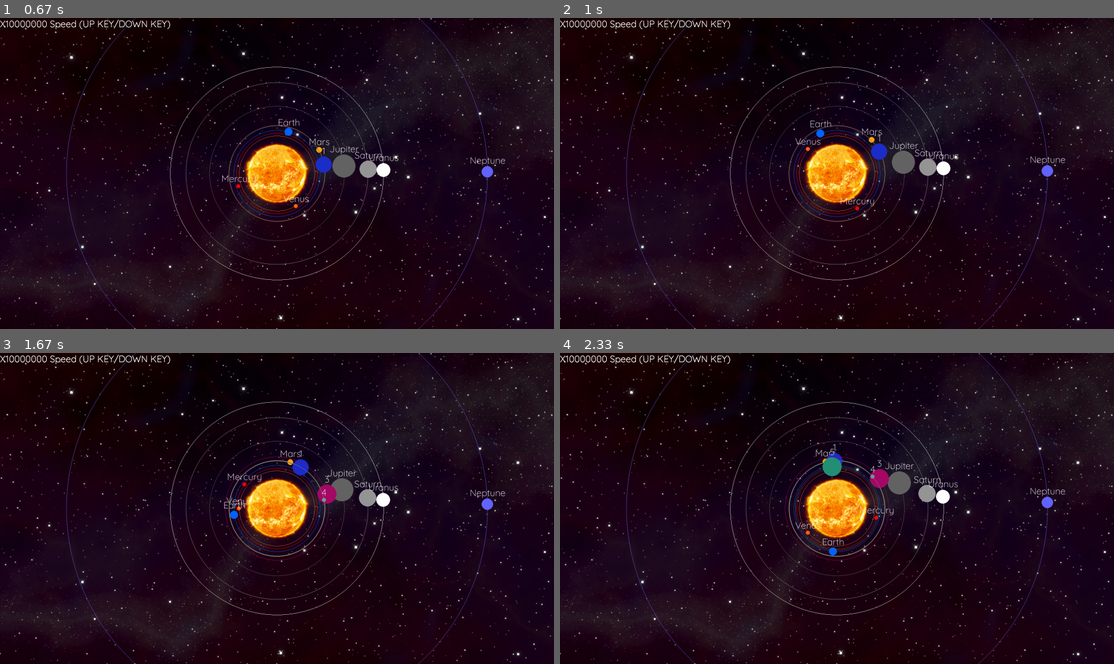
Above: before the commit, frames 1-4 (two rows, left to right).
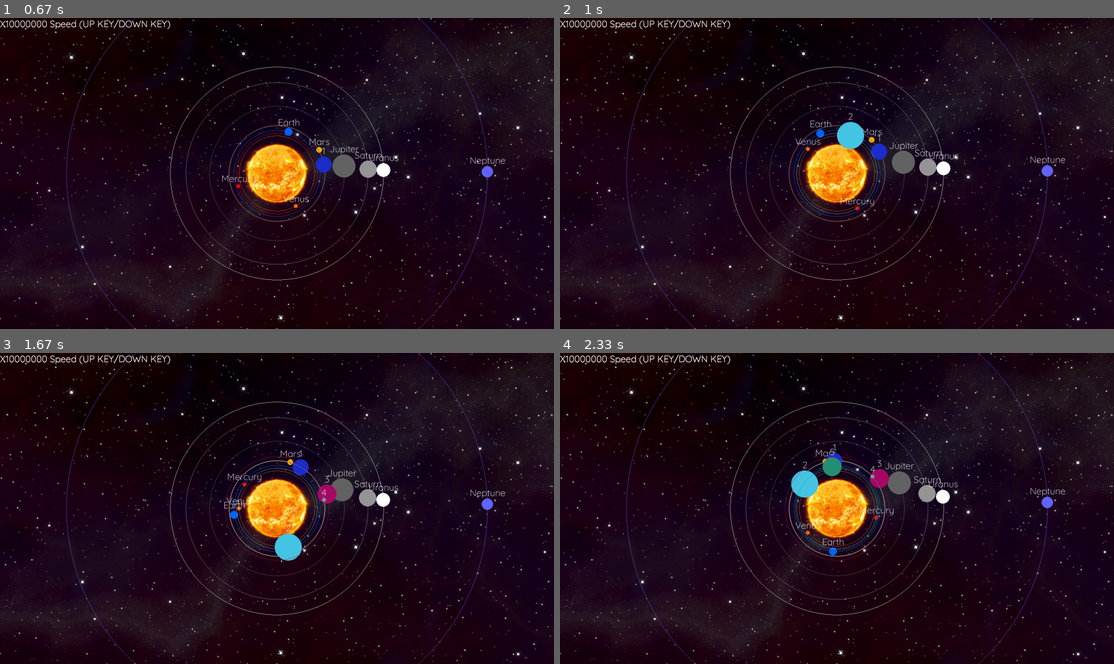
Above: after the commit, the same moments.

Repository: yurihikari/solar-system-pygame
Game: pygame game, started from solar.py
Same seed, same stepped clock (60 frames per second), same inputs: the game is played once before the commit and once after it.
Inputs:
- Up to frame 1 (0.67 s): click "Mercury" at 0.38 s
- Up to frame 2 (1 s): click "Mercury" at 0.72 s
- Up to frame 3 (1.67 s): click "Earth" at 1.05 s; click "Earth" at 1.38 s
- Up to frame 4 (2.33 s): click "Earth" at 1.72 s; tap Enter at 2 s

Frame 1 is identical in both runs. In frame 2, 0.5% of the frame differs, in the area x 42-58%, y 30-64%; in frame 3, 0.5%; in frame 4, 0.4%.

Commit message:
Clicking on Sun create an orbit the nearest possible

Diff:
--- a/solar.py
+++ b/solar.py
@@ -45,6 +45,7 @@
 sunImg = pygame.image.load("sun.png")
 bgmusic = pygame.mixer.music.load('bgmusic.ogg')
 pygame.mixer.music.play(-1)
+pygame.mixer.music.set_volume(0.4)
 menumusic = pygame.mixer.Sound("pause.ogg")
 
 # pygame.draw.circle(screen,  (255, 100, 0), (100,100), 20)
@@ -87,7 +88,7 @@
 def convert_to_real_distance(distancepx):
     return (distancepx-130)*EARTH_DISTANCE/20
 # Calculate Mouse distance from the sun
-def mouse_sun_distance(mouse):
+def mouse_sun_distance(mouse): #(x, y)
     d = math.sqrt(math.pow(sun_x-mouse[0],2) + math.pow(sun_y-mouse[1],2))
     return d
 
@@ -143,7 +144,7 @@
             distance_inpx = int(mouse_sun_distance(mouse))
             # Check if click too close to the sun
             if(distance_inpx <= 130):
-                print("not possible")
+                planets.append(solarObject(str(planet_name), (r.random()*255,r.random()*255,r.random()*255), 140, convert_to_real_distance(140), r.randrange(7,50), (130, 150)))
             else:
                 planets.append(solarObject(str(planet_name), (r.random()*255,r.random()*255,r.random()*255), int(distance_inpx), convert_to_real_distance(int(distance_inpx)), r.randrange(7,50), (130, 150)))
             # RANDOM_DISTANCE = r.randrange(1*math.pow(10,10),7*math.pow(10,12))
